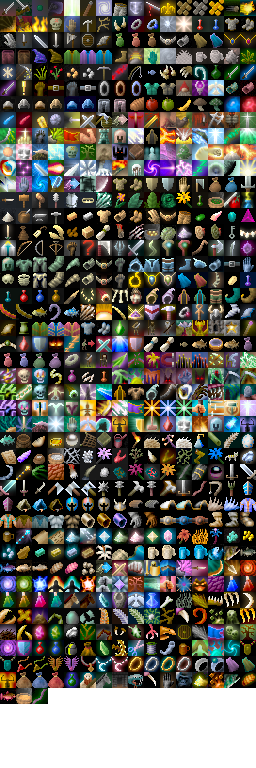
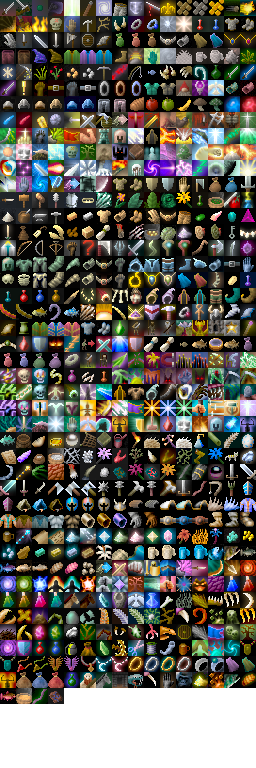
The second 256px x 768px image is a revision of the first. Changes to its layers:
added layer "Pasted Layer" above "Background" over [48, 688, 64, 704]
